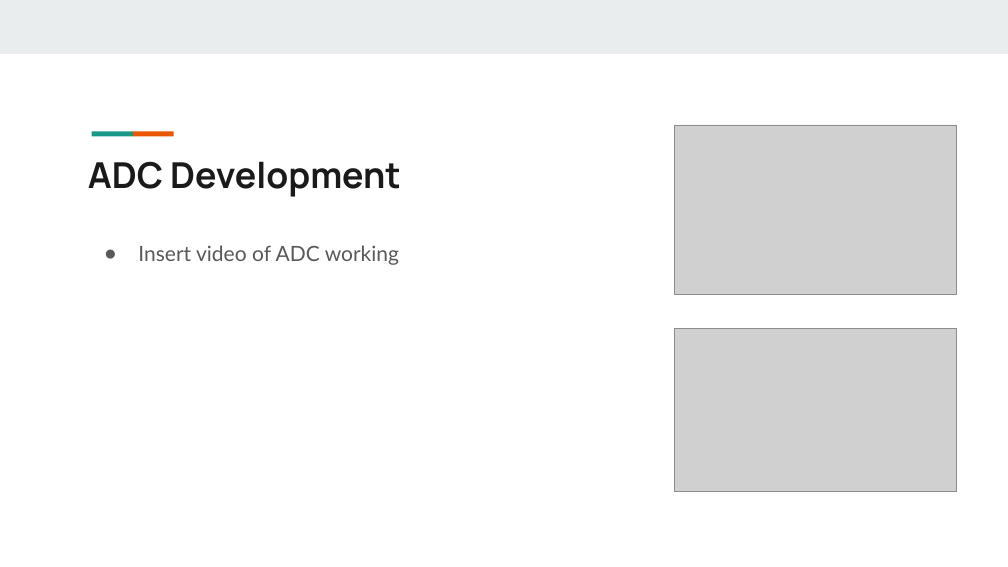
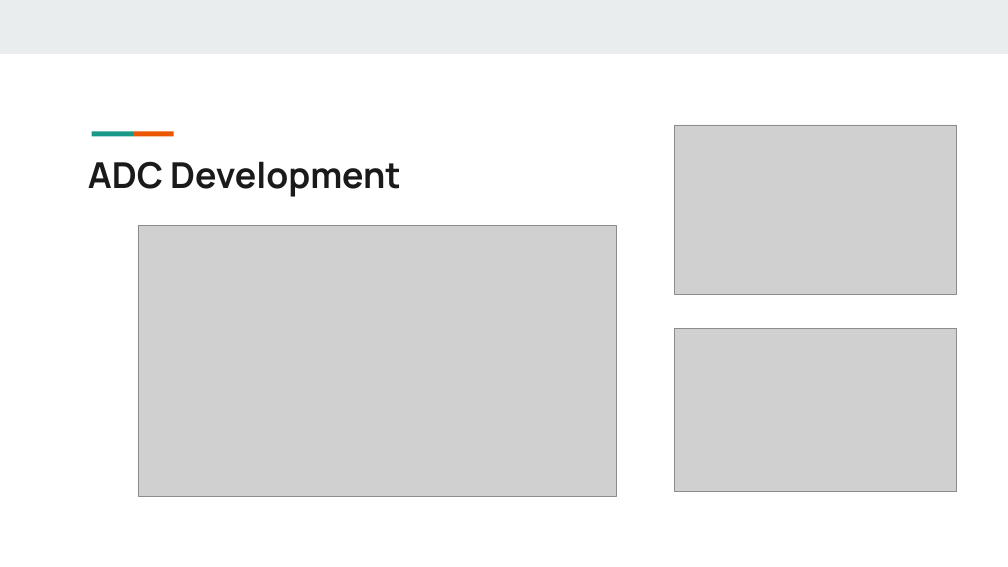
Before and after one commit to xu842251462/EC551_FinalProject, a slide deck: slide 8 of Presentations/EC551SecondProjectPresentation.pptx. Drawn at 1008x567 pixels with LibreOffice and Linux fonts; fonts in the diff are those of the drawing; grey boxes stand for pictures. Boxes give left, top, right and bottom in pixels: in the first picture for what was removed or moved away, otherwise in the second. Text is boxed around its words. In the diff, an @@ line names an element or a change of style, - is before the commit and + after.

```diff
--- a/Presentations/EC551SecondProjectPresentation.pptx
+++ b/Presentations/EC551SecondProjectPresentation.pptx
@@ picture added at (x1=138, y1=226, x2=616, y2=497) @@
@@ text removed at (x1=138, y1=245, x2=399, y2=265) @@
-● Insert video of ADC working
```
Also in this commit, not shown: 6 other slides changed.
